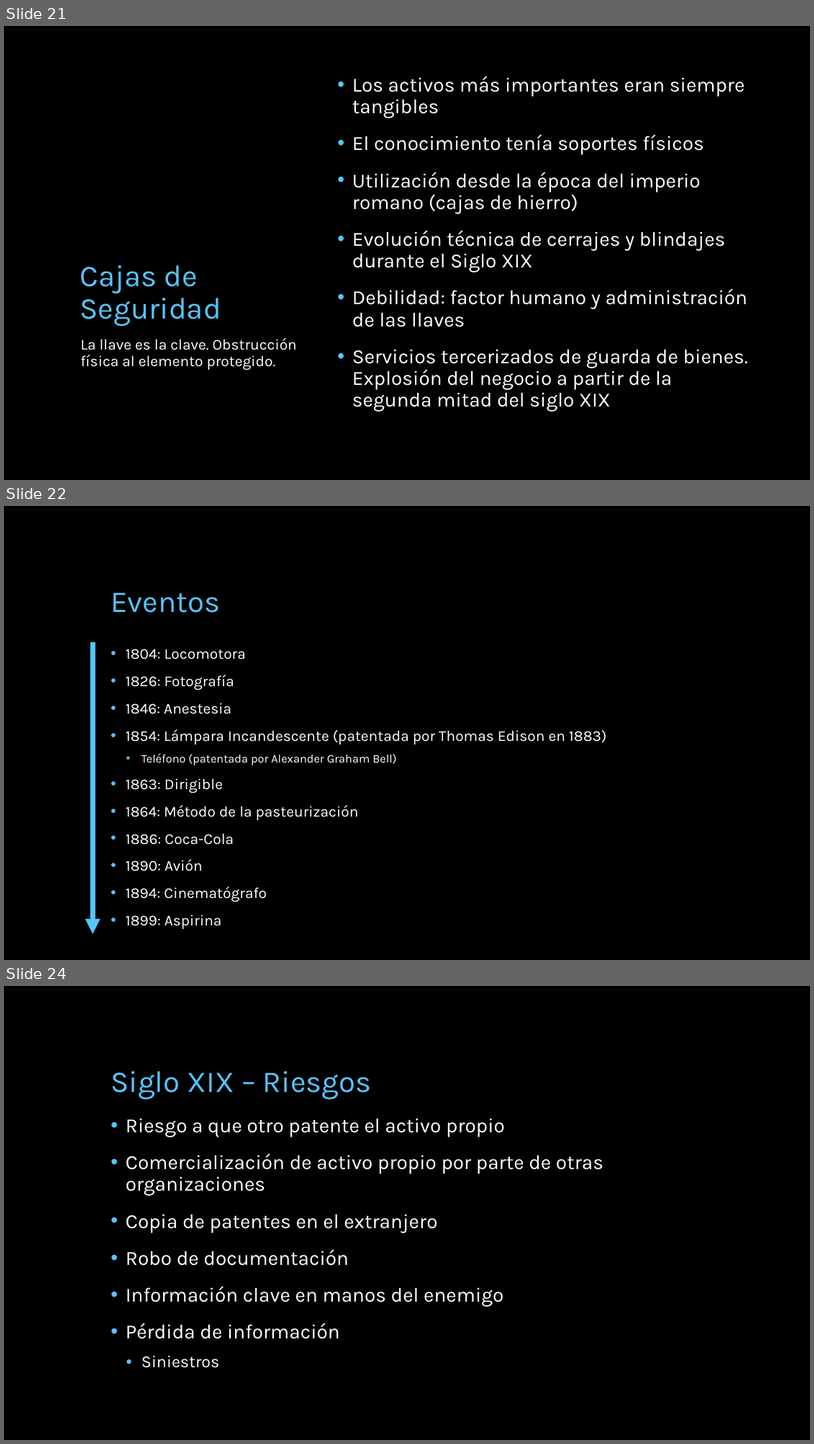
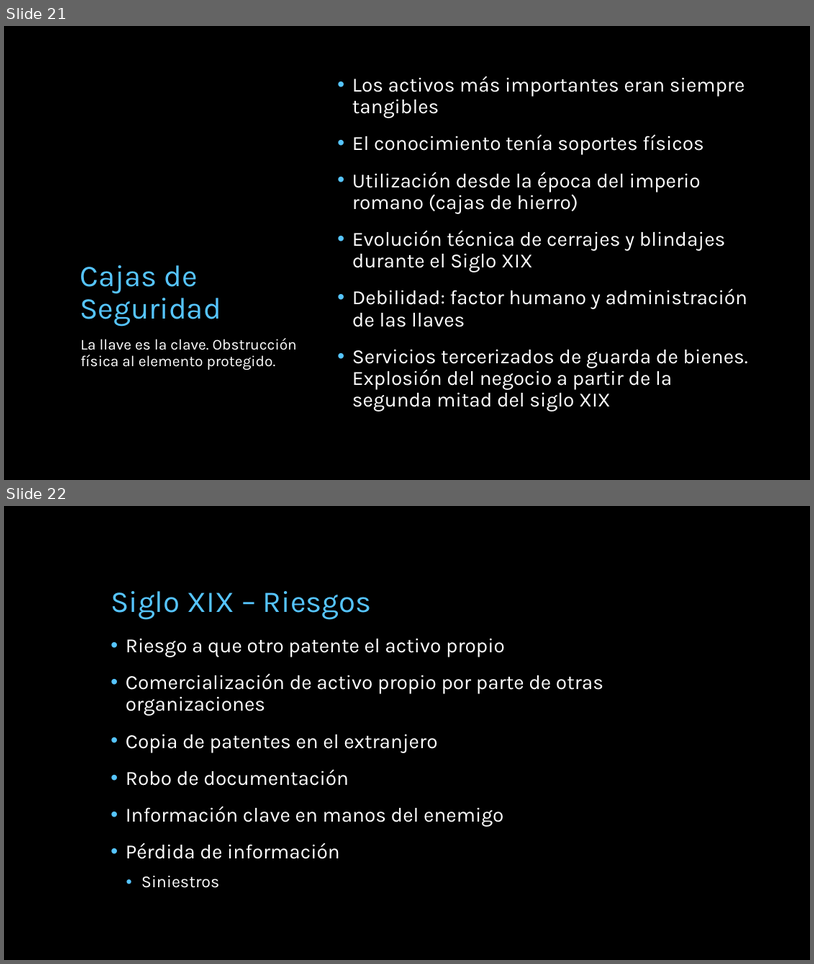
Before and after one commit to miparnisari/implantaciondesistemas, a slide deck: Presentacion/Fuga de Información.pptx. Shown one above the other, each under a label of ours: slides 21, 22 and 24 before the commit, slides 21 and 22 after it; the slides between them are not shown. The pictures are 814x1444 and 814x964 pixels, drawn with LibreOffice and Linux fonts; fonts in the diff are those of the drawing; background and template pictures are left out. Boxes give left, top, right and bottom in pixels: in the first picture for what was removed or moved away, otherwise in the second. Text is boxed around its words. In the diff, an @@ line names an element or a change of style, - is before the commit and + after.

```diff
--- a/Presentacion/Fuga de Información.pptx
+++ b/Presentacion/Fuga de Información.pptx
@@ slide 22 removed at [4, 506, 810, 960], background picture (left out) @@
@@ title removed at [111, 592, 220, 613] @@
-Eventos
@@ arrow removed from (93, 642) to (93, 934) @@
@@ text removed at [126, 649, 607, 901] @@
-• 1804: Locomotora
-• 1826: Fotografía
-• 1846: Anestesia
-• 1854: Lámpara Incandescente (patentada por Thomas Edison en 1883)
-  • Teléfono (patentada por Alexander Graham Bell)
-• 1863: Dirigible
-• 1864: Método de la pasteurización
-• 1886: Coca-Cola
-• 1890: Avión
-• 1894: Cinematógrafo
-• 1899: Aspirina
@@ what was slide 24 is now slide 22 @@
```
Also in this commit, not shown: 9 slides changed, 1 slide added, 1 other slide removed.
